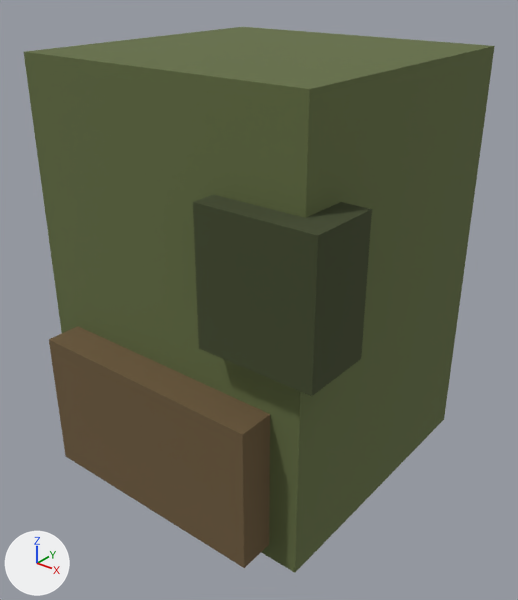
Before and after pictures for a commit that changed the FBX model assets/3d/export/pc_k9_upper_leg.fbx.
Both versions are drawn from a 50 mm lens placed at (1.368, -1.743, 0.936), pointed at (0.065, -0.114, -0.074). Lighting does not change. The marker at lower left points along +X, +Y and +Z. The first picture is the older version.

Names of what the first picture shows: 'pc_k9_upper_leg'.
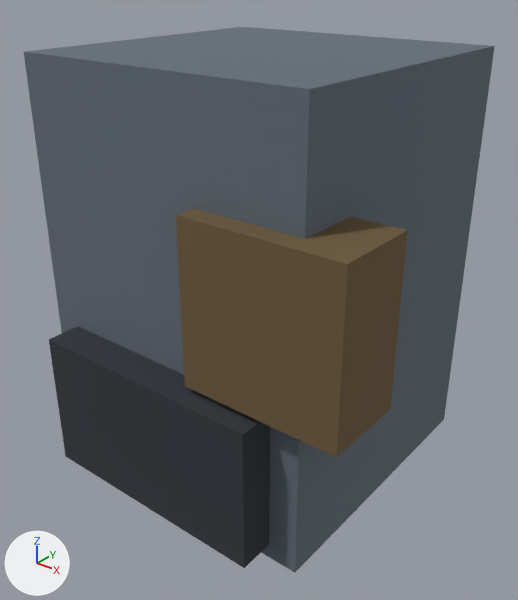
What the commit changed:
me_pc_k9_upper_leg is used by ob_pc_k9_upper_leg; location (0.0, 0.0, 0.0).
me_pc_k9_upper_leg had 24 vertices, 18 faces and spanned x -0.495..0.58, y -0.6..0.485, z -0.68..0.68.
me_pc_k9_upper_leg now has 24 vertices, 18 faces and spans x -0.495..0.65, y -0.6..0.485, z -0.68..0.68.
me_pc_k9_upper_leg part 1: the loose piece of 8 vertices spanning x 0.22..0.58, y -0.56..-0.34, z 0.0..0.4 is scaled about its middle by (1.39, 1.18, 1.25), then moved by (0.0, 0.03, -0.1).
me_pc_k9_upper_leg part 2: texture (UV) coordinates of 18 of 18 faces, centred in x -0.495..0.58, y -0.6..0.485, z -0.68..0.68, changed; they spanned u 0.06..0.81, v 0.81..0.94 and now span u 0.06..0.44, v 0.81..0.94.

Boxes [x1, y1, x2, y2] around the edits, measured in the pictures (518 x 600 px; the box of a moved part takes in the faces that stretch with it):
'pc_k9_upper_leg', reshaped, surface changed: [24, 27, 495, 572] in both
part 1 of me_pc_k9_upper_leg, moved or reshaped: before [193, 195, 372, 396]; after [176, 208, 408, 458]
part 2 of me_pc_k9_upper_leg, surface changed: [24, 27, 495, 572] in both
